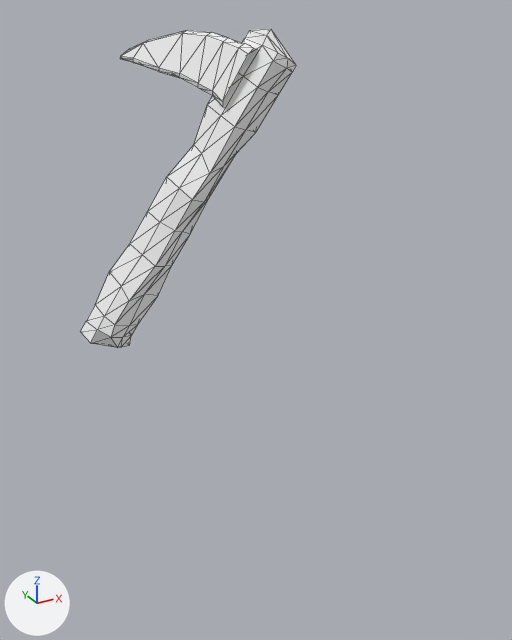
One commit to the glTF model assets/picareta.glb: the scene before it, then after it.
The view is the same before and after, from a camera (50 mm lens) standing at (-5.16, -16.01, 14.1) and looking at (1.04, -4.74, 8.46). Every picture has the same lights, and +X, +Y and +Z are marked at lower left. The first picture is the older version. Mesh edges are drawn as thin lines. Vertices at exactly the same position are counted once.

The first picture shows 'Picareta'.
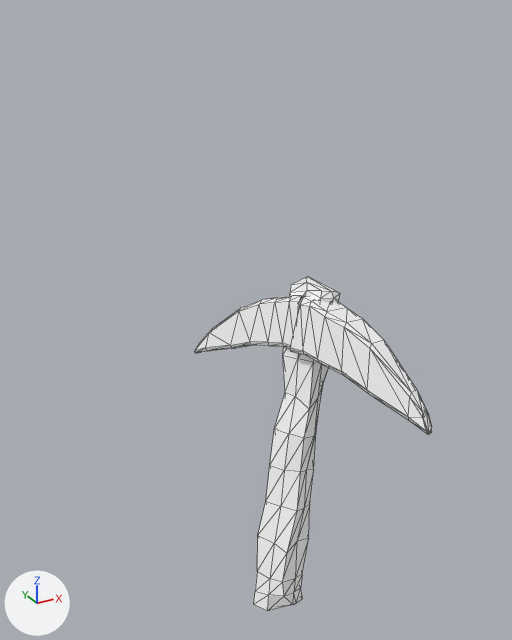
Patch to the scene script:
```diff
--- a/assets/picareta.glb.py
+++ b/assets/picareta.glb.py
@@ mat_material_004 @@
+mat_material_004 = principled_material('Material.004')
+mat_material_004.base_color = (1.0, 1.0, 1.0)  # white #ffffff
+mat_material_004.metallic = 1.0
+mat_material_004.roughness = 1.0
@@ me_cubo_002 @@
 # used by ob_picareta; parent = ob_empty; location = (0.0956, -1.698, 6.488); rotation_euler = (0.206, 0.148, 0.225), in degrees (12, 8.5, 13)
-me_cubo_002.from_pydata(...)  # 166 vertices, 318 faces; spans x -1.29..1.05, y -1.48..2.15, z -4.33..2.44
+me_cubo_002.from_pydata(...)  # 234 vertices, 444 faces; spans x 0.24..3.14, y -7.85..-2.55, z 2.4..9.18
+# me_cubo_002 part 1: the loose piece of 98 vertices spanning x -1.29..1.05, y -1.48..0.62, z -4.33..2.44 is multiplied about its middle by the matrix ((0.969, -0.243, -0.032), (0.24, 0.913, 0.33), (-0.051, -0.328, 0.943)), then moved by (1.61, -5.12, 6.79)
+# me_cubo_002 part 2: the loose piece of 68 vertices spanning x -0.35..1.05, y -1.15..2.15, z 0.94..2.15 is multiplied about its middle by the matrix ((0.969, -0.243, -0.032), (0.24, 0.913, 0.33), (-0.051, -0.328, 0.943)), then moved by (1.29, -4.27, 6.32)
+# me_cubo_002 part 3: the loose piece of 68 vertices spanning x -0.35..1.05, y -1.15..2.15, z 0.94..2.15 is copied, and the copy is multiplied about its middle by the matrix ((-0.854, 0.215, 0.474), (-0.298, -0.949, -0.107), (0.427, -0.232, 0.874)), then moved by (2.06, -6.97, 6.45), in mat_material_004 (white #ffffff); it spans x 1.43..3.14, y -7.85..-4.89, z 6.92..9.02
 me_cubo_002.materials.append(mat_material)
 me_cubo_002.materials.append(mat_material_002)
+me_cubo_002.materials.append(mat_material_004)  # white #ffffff
@@ ob_picareta @@
 ob_picareta = bpy.data.objects.new('Picareta', me_cubo_002)
-ob_picareta.parent = ob_empty
-ob_picareta.location = (0.0956, -1.698, 6.488)
-ob_picareta.rotation_euler = (0.206, 0.148, 0.225)  # degrees (12, 8.5, 13)
+ob_picareta.location = (0.0, 0.0, 0.0)
```

Boxes [x1, y1, x2, y2] around the edits, measured in the pictures (512 x 640 px; the box of a moved part takes in the faces that stretch with it):
'Picareta', reshaped, moved, turned
    before: [80, 29, 296, 348]
    after: [195, 276, 432, 611]
part 1 of me_cubo_002, moved or reshaped
    before: [80, 29, 296, 348]
    after: [254, 276, 340, 611]
part 2 of me_cubo_002, moved or reshaped
    before: [120, 30, 258, 107]
    after: [195, 295, 304, 353]
part 3 of me_cubo_002, added
    after: [290, 296, 432, 434]
